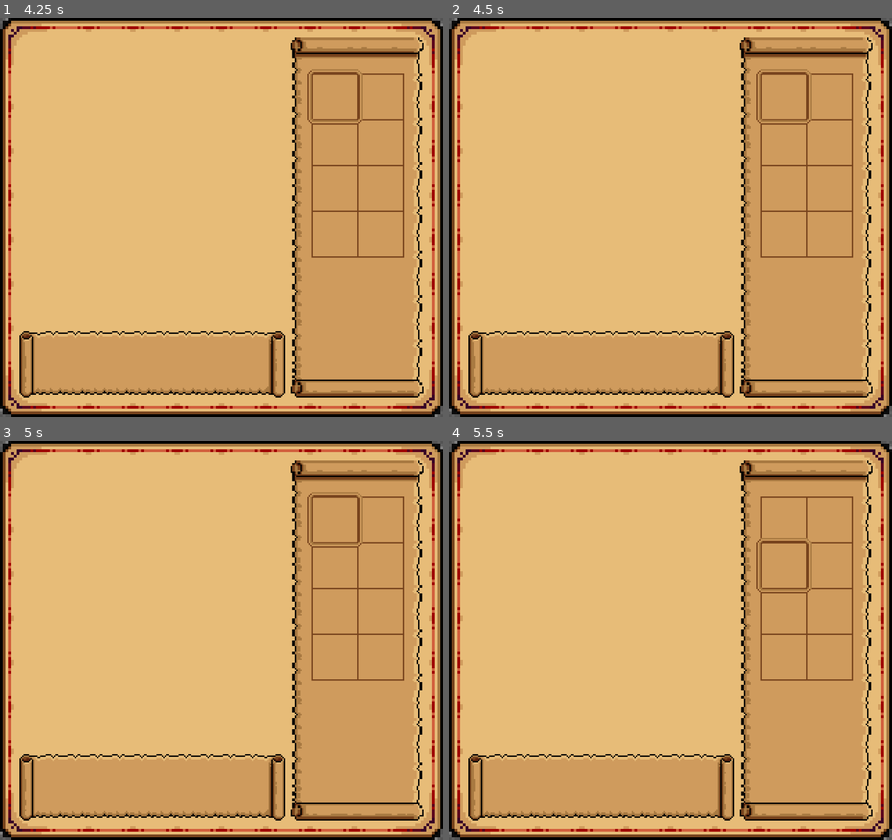
Above: before the commit, frames 1-4 (two rows, left to right).
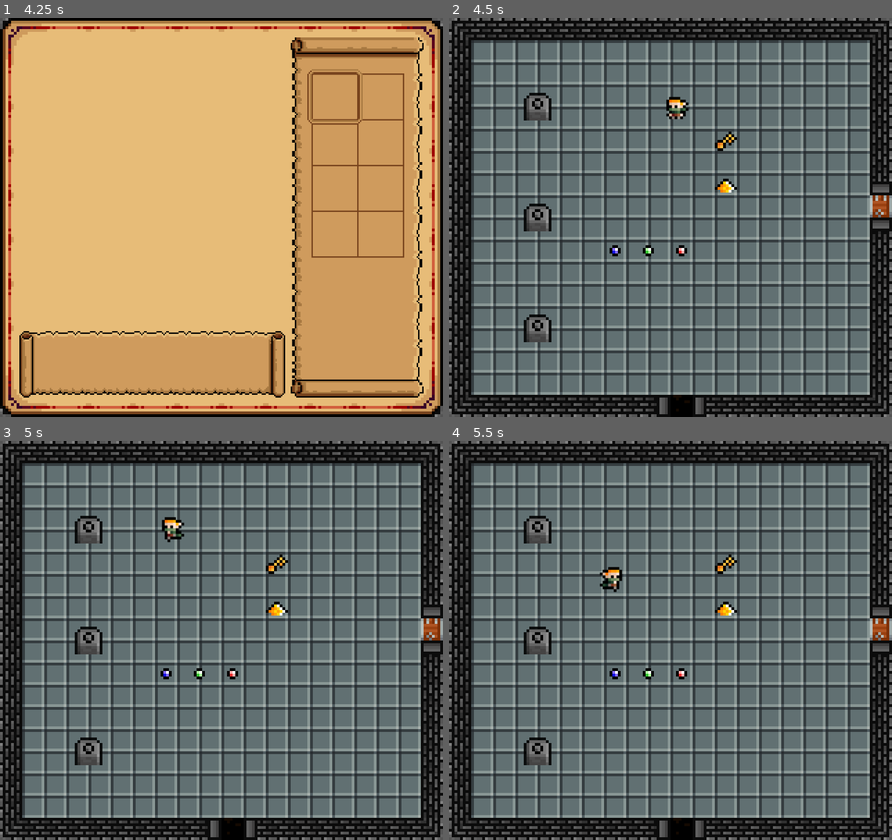
Above: after the commit, the same moments.

Repository: jcarvajal288/dungeon-looter
Game: Godot game, scene res://main.tscn
Same seed, same stepped clock (60 frames per second), same inputs: the game is played once before the commit and once after it.
Inputs:
- Up to frame 1 (4.25 s): tap Enter at 0.5 s; hold Right (ui_right) 0.53-1.28 s; hold Z (interact) 0.53-1.28 s; hold Down (ui_down) 1.28-2.03 s; tap Z (interact) at 1.35, 2.85 s; hold Right (ui_right) 2.03-2.78 s; hold Z (interact) 2.03-2.78 s; hold Up (ui_up) 2.78-3.53 s; hold Left (ui_left) from 3.53 s (still down); hold Z (interact) from 3.53 s (still down); tap I (toggle_inventory) at 4.15 s
- Up to frame 2 (4.5 s): keep holding Left (ui_left); release Z (interact) at 4.28 s; tap Z (interact) at 4.35 s
- Up to frame 3 (5 s): keep holding Left (ui_left)
- Up to frame 4 (5.5 s): release Left (ui_left) at 5.03 s; hold Down (ui_down) from 5.03 s (still down); hold Z (interact) from 5.03 s (still down)

Frame 1 is identical in both runs. In frame 2, 99% of the frame differs, in the area x 0-100%, y 0-100%; in frame 3, 99%; in frame 4, 99%.
Error before the commit: Invalid call. Nonexistent function 'get_intersecting_areas' in base 'CharacterBody2D (Ranger)'. (res://UI/InventoryScreen/inventory_screen.gd:58)

Commit message:
Can slot item into plinth

Diff:
--- a/Actors/Ranger/ranger.gd
+++ b/Actors/Ranger/ranger.gd
@@ -63,6 +63,18 @@
 
 
 func check_for_item() -> void:
+	var nodes = get_interacting_nodes()
+	for node in nodes:
+		if node is Item:
+			if inventory.add_item(node.item_data):
+				node.queue_free()
+			else:
+				print("Inventory full")
+		elif node is InteractionArea:
+			node.on_interaction.emit()
+
+
+func get_interacting_nodes() -> Array:
 	var space_state = get_world_2d().direct_space_state
 	var query = PhysicsShapeQueryParameters2D.new()
 	query.shape = $CollisionShape2D.shape
@@ -70,14 +82,6 @@
 	query.collide_with_areas = true
 	query.collide_with_bodies = false
 	query.collision_mask = 1 << (Global.CollisionLayer.ITEM - 1)
-
 	var results = space_state.intersect_shape(query)
-	for result in results:
-		var node = result.collider
-		if node is Item:
-			if inventory.add_item(node.item_data):
-				node.queue_free()
-			else:
-				print("Inventory full")
-		elif node is InteractionArea:
-			node.on_interaction.emit()
+	print(results.size())
+	return results.map(func(result): return result.collider)
--- a/UI/InventoryScreen/inventory_screen.gd
+++ b/UI/InventoryScreen/inventory_screen.gd
@@ -52,9 +52,19 @@
 		selected_inventory_slot.y += 1
 	elif event.is_action_pressed("interact"):
 		use_selected_item()
+		toggle_inventory()
 
 
 func use_selected_item() -> void:
-	var intersecting_areas = Global.player.get_intersecting_areas()
-	# make GemPlinths a class that has a interact_with_item function.
-	# search for that class here
+	Global.toggle_pause.emit(false)
+	var interacting_nodes = Global.player.get_interacting_nodes()
+	for node in interacting_nodes:
+		print(node.get_parent().name)
+		var parent = node.get_parent()
+		if node is InteractionArea and parent.has_node("ItemSlot"):
+			print('getting item')
+			var slot_index = selected_inventory_slot.y * 2 + selected_inventory_slot.x
+			if inventory.has_item_at_index(slot_index):
+				print('passing item')
+				var item = inventory.items[slot_index].item_data
+				parent.get_node("ItemSlot").interact_with_item(item)
